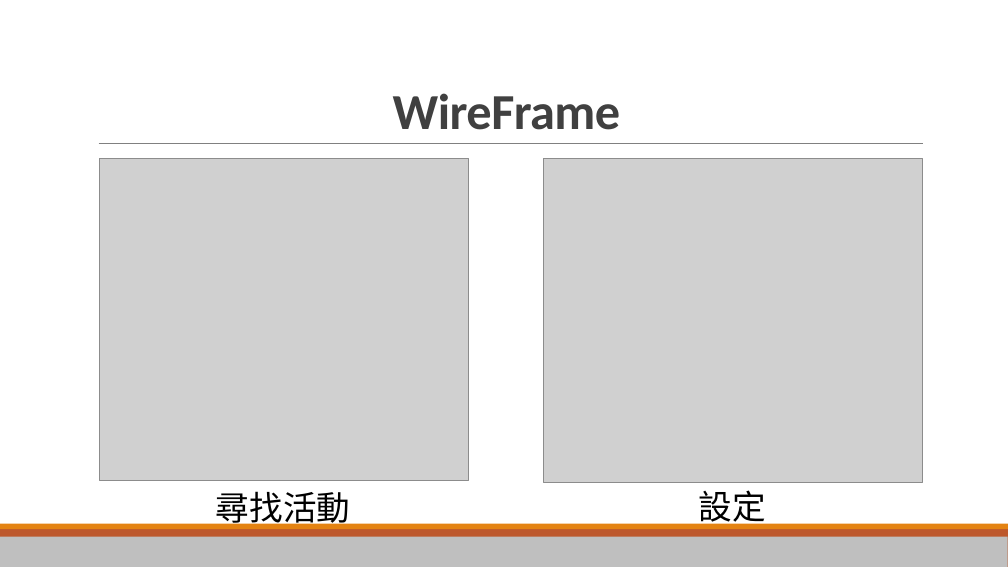
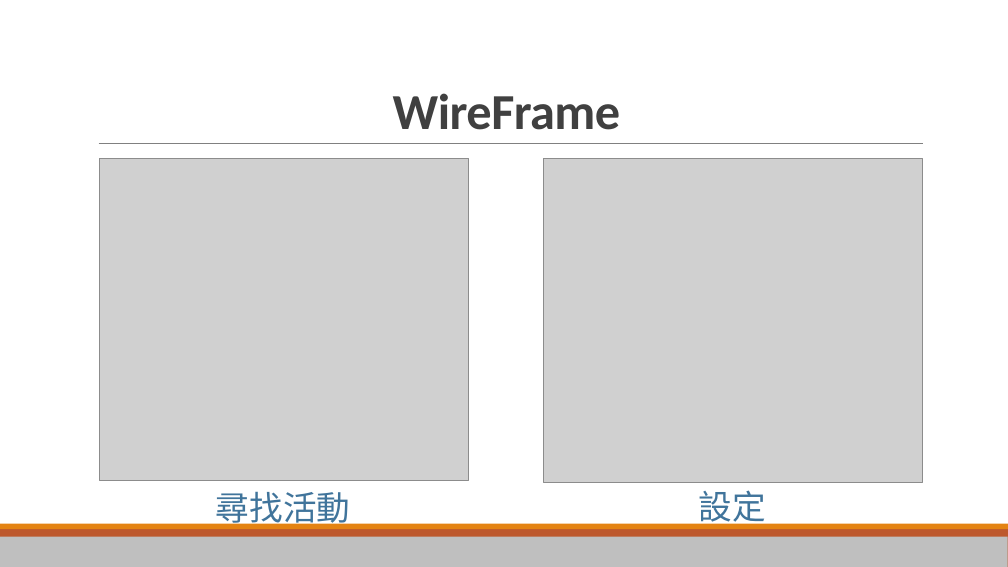
Before and after one commit to FredChen50215/midProject, a slide deck: slide 6 of iCalendar.pptx. Drawn at 1008x567 pixels with LibreOffice and Linux fonts; fonts in the diff are those of the drawing; grey boxes stand for pictures. Boxes give left, top, right and bottom in pixels: in the first picture for what was removed or moved away, otherwise in the second. Text is boxed around its words. In the diff, an @@ line names an element or a change of style, - is before the commit and + after.

```diff
--- a/iCalendar.pptx
+++ b/iCalendar.pptx
@@ text "尋找活動" at [216,491,350,529]: text colour #000000 to #40749B @@
@@ text "設定" at [699,490,766,529]: text colour #000000 to #40749B @@
```
Also in this commit, not shown: 7 other slides changed.
